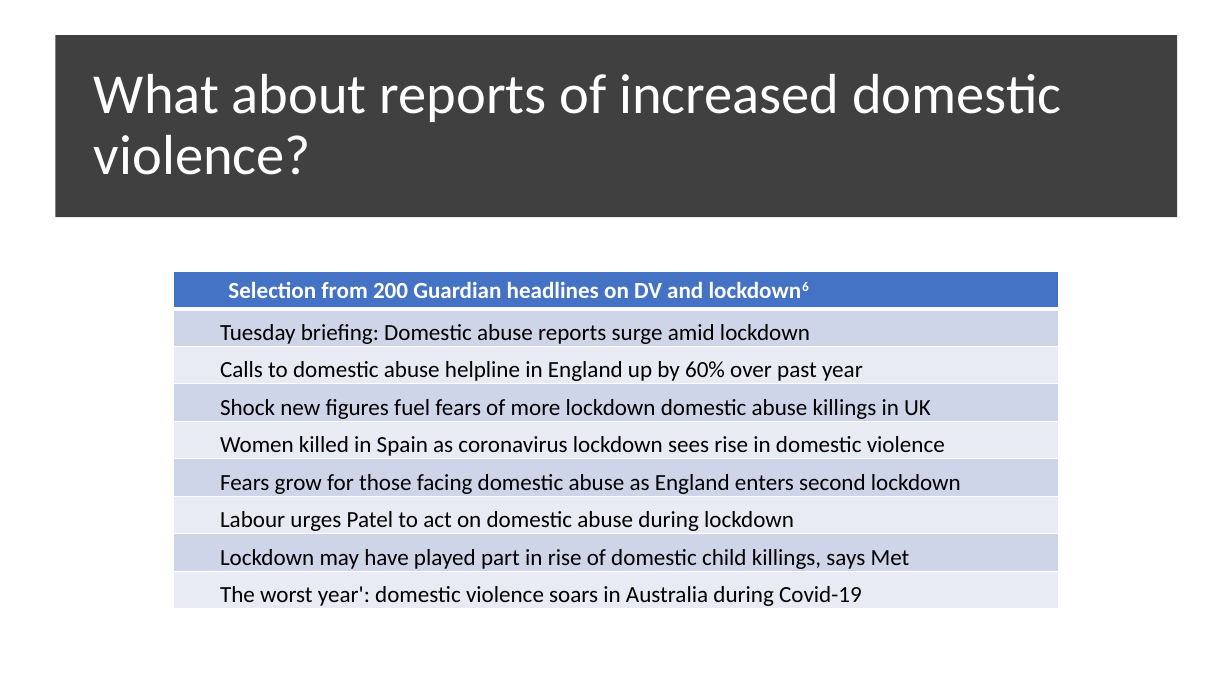
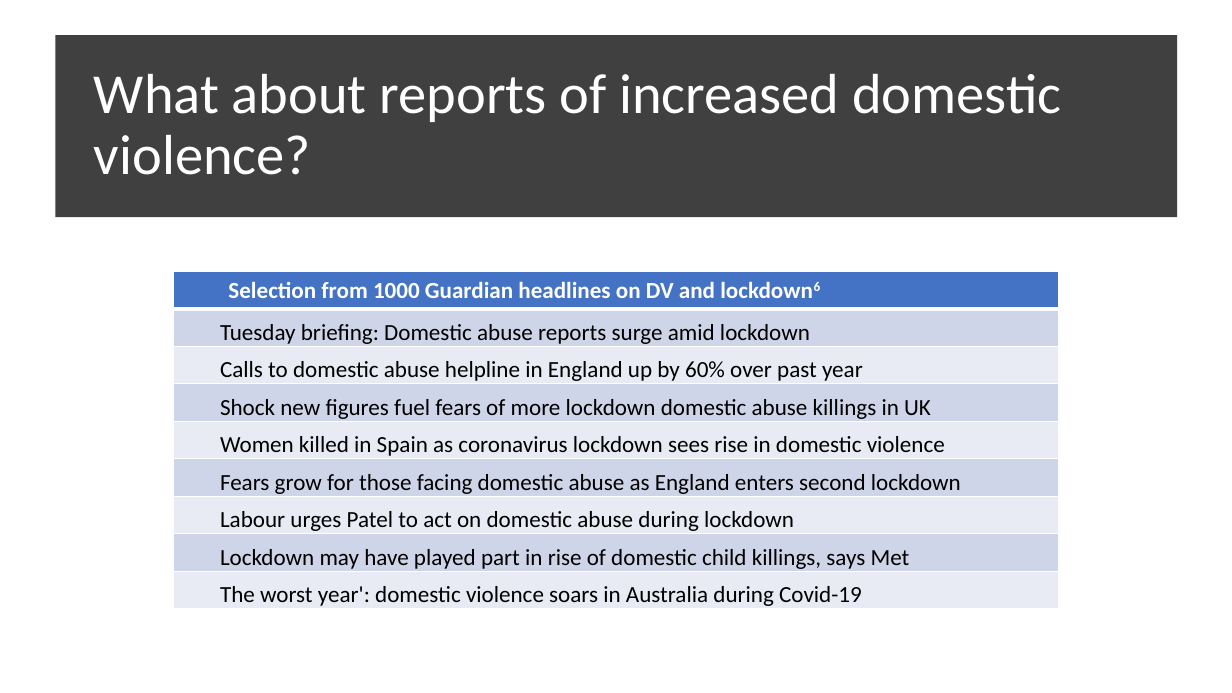
Before and after one commit to FernB/WACrimeRatesCovid19, a slide deck: slide 4 of Presentation1.pptx (slide 5 before the commit). Drawn at 1232x693 pixels with LibreOffice and Linux fonts; fonts in the diff are those of the drawing. Boxes give left, top, right and bottom in pixels: in the first picture for what was removed or moved away, otherwise in the second. Text is boxed around its words. In the diff, an @@ line names an element or a change of style, - is before the commit and + after.

```diff
--- a/Presentation1.pptx
+++ b/Presentation1.pptx
@@ table at [173, 272, 1059, 610] @@
-row 1, column 1: Selection from 200 Guardian headlines on DV and lockdown6
+row 1, column 1: Selection from 1000 Guardian headlines on DV and lockdown6
```
Also in this commit, not shown: 3 other slides changed, 1 slide added, 1 slide removed, 11 other files.
